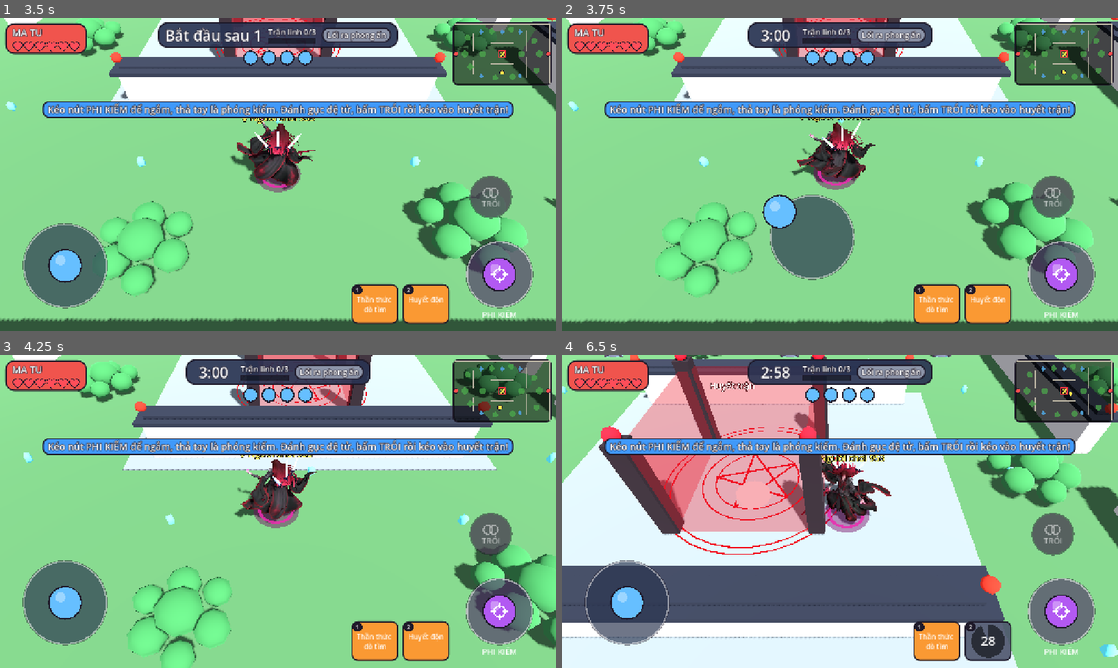
Above: before the commit, frames 1-4 (two rows, left to right).
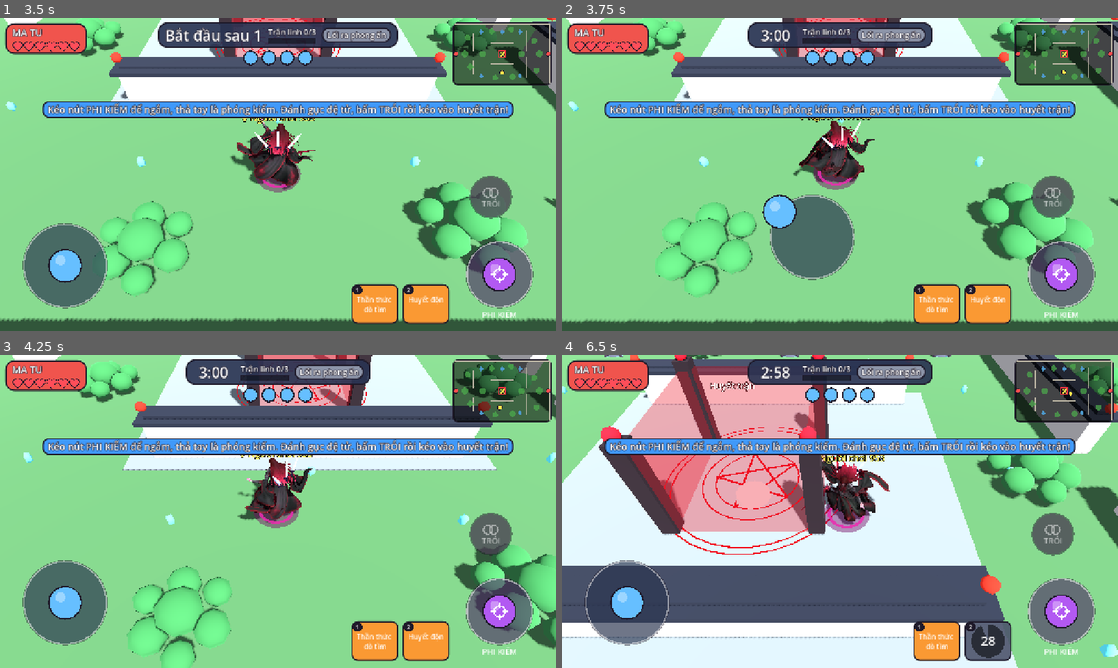
Above: after the commit, the same moments.

Repository: quanace11/gametienty
Game: Godot game, scene res://main.tscn
The game is run twice, just before and just after one commit, with the same random seed, the same clock (stepped at 60 frames per second) and the same inputs.
Inputs (mouse positions are in pixels of both pictures, inside the frame that each line leads up to):
- Up to frame 1 (3.5 s): click "MA TU" at 0.5 s; drag from (500, 52) to (333, 105) at 1.27 s; drag from (166, 190) to (250, 237) at 2.02 s; move the mouse to (333, 105) at 2.77 s; hold D (move_right) from 2.78 s (still down); tap Tab (spectate_next) at 2.85 s
- Up to frame 2 (3.75 s): release D (move_right) at 3.5 s; drag from (812, 237) to (673, 127) at 3.52 s
- Up to frame 3 (4.25 s): no input
- Up to frame 4 (6.5 s): move the mouse to (1006, 558) at 4.27 s; hold A (move_left) 4.28-5 s; tap R at 4.35 s; tap Space at 4.52 s; drag from (673, 464) to (756, 433) at 5.02 s; move the mouse to (867, 511) at 5.77 s; hold S (move_down) from 5.78 s (still down); tap G at 5.85 s; click (867, 511) at 5.92 s

Frame 1 is identical in both runs. In frame 2, 0.7% of the frame differs, in the area x 41-57%, y 32-53%; in frame 3, 0.8%; in frame 4, 0.9%, in the area x 43-60%, y 32-55%.

Commit message:
Chạy: thân đổ tới, khép chân, ma tu hạ tay trái
Xương sống đang nghiêng âm (ưỡn ra sau), đổi sang đổ tới. Chân ở dáng
gốc đứng dạng nên khi bước bàn chân xa đường giữa, nay khép về dưới hông.
Ma tu chạy mà vẫn chìa tay trái thẳng ra trước nên trông như đi ngang,
nay hạ tay xuống cạnh người rồi đánh tay.

Co-Authored-By: Claude Opus 5.5 (1M context) <noreply@anthropic.com>
Claude-Session: https://claude.ai/code/session_01PZHPhokRVwCGpRS8Jn3sKo

Diff:
--- a/Player/player_character.gd
+++ b/Player/player_character.gd
@@ -101,6 +101,7 @@
 var _thigh_len := LEG
 var _shin_len := LEG
 var _ankle_y := 0.06
+var _leg_splay := Vector2.ZERO # độ, chân trái / phải xòe ra ngoài ở dáng gốc (bàn chân xa hông)
 var _hips_rest := Vector3.ZERO
 var _hips_drop := 0.0 # hông đang hạ bao nhiêu
 var _hips_drop_goal := 0.0
@@ -292,6 +293,10 @@
 	_thigh_len = Vector2(knee.y - hip.y, knee.z - hip.z).length()
 	_shin_len = Vector2(ankle.y - knee.y, ankle.z - knee.z).length()
 	_ankle_y = ankle.y
+	for side in 2: # dáng gốc đứng dạng chân: đo để khi bước khép bàn chân về dưới hông
+		var h := skeleton.get_bone_global_rest(_bone_ids[Bone.THIGH_L + 3 * side]).origin
+		var f := skeleton.get_bone_global_rest(_bone_ids[Bone.FOOT_L + 3 * side]).origin
+		_leg_splay[side] = rad_to_deg(atan2(f.x - h.x, h.y - f.y))
 	_hips_rest = skeleton.get_bone_rest(_bone_ids[Bone.HIPS]).origin
 	_bone_now.resize(BONES.size())
 	_bone_goal.resize(BONES.size())
@@ -577,14 +582,19 @@
 			_fast_legs = true
 			var swing := (zl - zr) / maxf(2.0 * half, 0.01) # 1: chân trái ở trước, -1: chân phải ở trước
 			g[Bone.HIPS] = Vector3(0, 8.0 * swing, 0)
-			g[Bone.SPINE] = Vector3(-10.0, 0, 3.0 * c) # nghiêng tới và sang chân đang đỡ
+			g[Bone.SPINE] = Vector3(8.0, 0, 3.0 * c) # dương: thân đổ tới (âm là ưỡn ra sau); nghiêng sang chân đang đỡ
 			g[Bone.CHEST] = Vector3(0, -13.0 * swing, 0) # vai xoay ngược hông
 			g[Bone.NECK] = Vector3(0, 6.0 * swing, 0) # đầu giữ thẳng hướng chạy
 			g[Bone.HEAD] = Vector3(6.0 + 2.0 * absf(c), 2.0 * swing, 0)
 			# Tay đánh ngược chân; khuỷu gập thêm khi tay đưa ra trước, cổ tay trễ nhịp
 			# nên tay mềm, không vung như que cứng. Ma tu hạ cánh tay đang chìa ra.
 			var lag := step - 0.6
-			g[Bone.UPPER_ARM_L] = Vector3(30.0 * swing + (35.0 if is_hunter() else 0.0), 0, 8.0 + 4.0 * absf(s))
+			# Ma tu: dáng gốc chìa tay trái thẳng ra trước, khi chạy hạ hẳn xuống cạnh
+			# người rồi mới đánh tay (chìa tay ra trước mà chạy trông như đi ngang).
+			if is_hunter():
+				g[Bone.UPPER_ARM_L] = Vector3(70.0 + 25.0 * swing, 0, 4.0 + 4.0 * absf(s))
+			else:
+				g[Bone.UPPER_ARM_L] = Vector3(30.0 * swing, 0, 8.0 + 4.0 * absf(s))
 			g[Bone.FOREARM_L] = Vector3(-20.0 - 30.0 * maxf(0.0, -sin(lag)), 0, 0)
 			if is_hunter(): # tay cầm kiếm: đánh nhẹ về sau, mũi kiếm chúc xuống, không chĩa ngang
 				g[Bone.UPPER_ARM_R] = Vector3(12.0 - 10.0 * swing, 0, -10.0)
@@ -710,7 +720,10 @@
 	var knee := PI - at_knee # gối gập
 	var thigh_x := -rad_to_deg(thigh_fwd)
 	var shin_x := rad_to_deg(knee)
-	_bone_goal[thigh] = Vector3(thigh_x, 0, 0)
+	# Khép chân: bàn chân bước gần đường giữa, không dạng háng đi ngang như cua.
+	var splay := _leg_splay[0 if thigh == Bone.THIGH_L else 1]
+	var inward := -splay + (2.0 if thigh == Bone.THIGH_L else -2.0)
+	_bone_goal[thigh] = Vector3(thigh_x, 0, inward)
 	_bone_goal[thigh + 1] = Vector3(shin_x, 0, 0)
 	_bone_goal[thigh + 2] = Vector3(-(thigh_x + shin_x) + roll, 0, 0)
 
